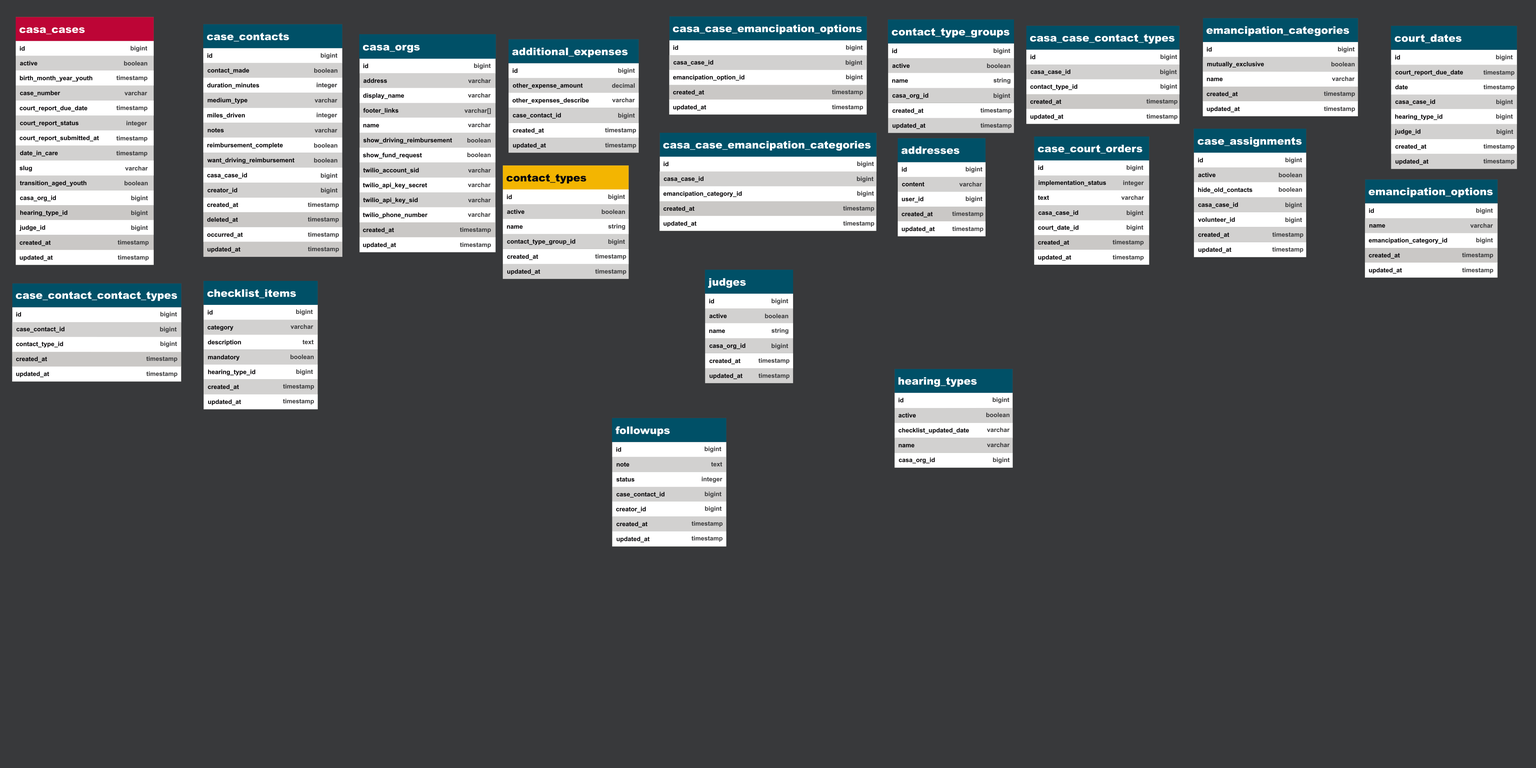
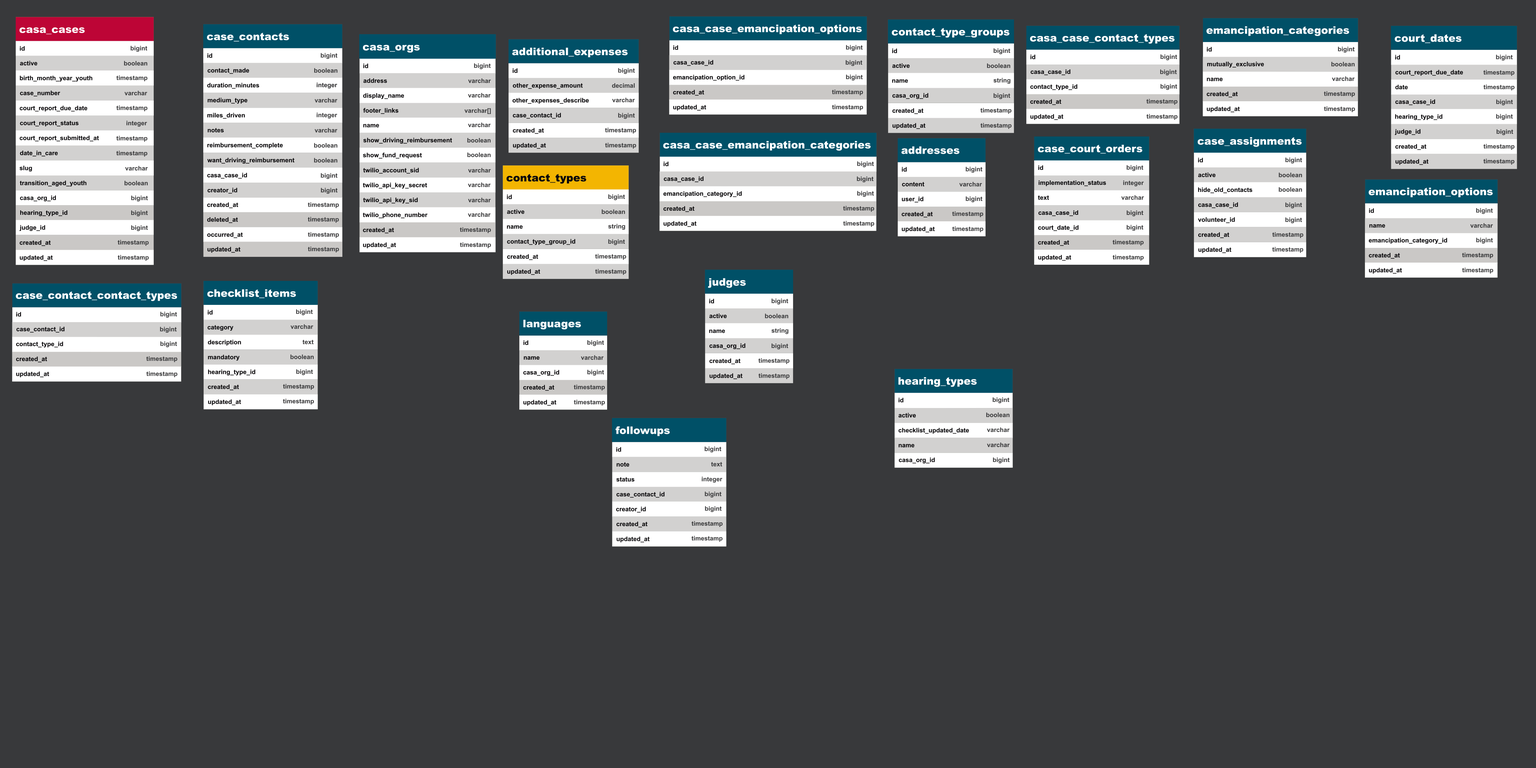
Layered file, before and after one edit (1536x768). Changes by layer:
pixels changed over [518, 311, 608, 410] (layer not identified)
